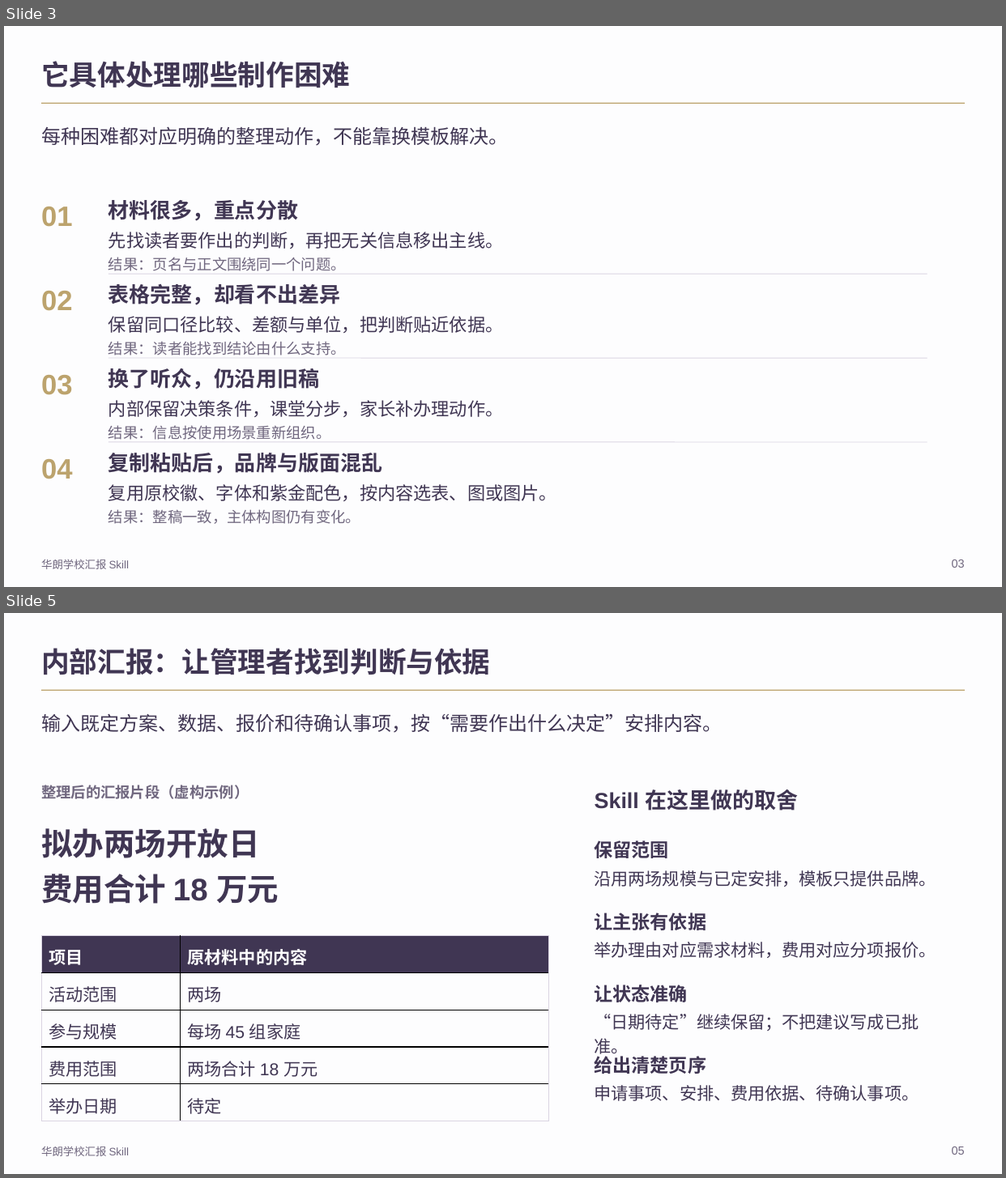
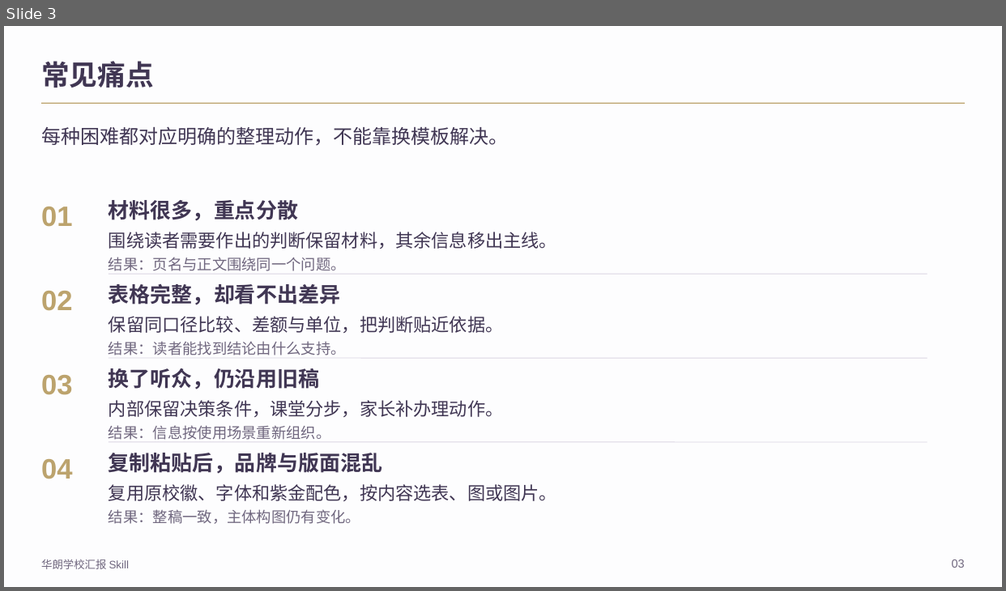
Before and after one commit to 2503668375-boop/hualang-ppt-skill, a slide deck: demo/hualang-skill-introduction.pptx. Shown one above the other, each under a label of ours: slides 3 and 5 before the commit, slide 3 after it; the slides between them are not shown. The pictures are 1006x1178 and 1006x591 pixels, drawn with LibreOffice and Linux fonts; fonts in the diff are those of the drawing; background and template pictures are left out. Boxes give left, top, right and bottom in pixels: in the first picture for what was removed or moved away, otherwise in the second. Text is boxed around its words. In the diff, an @@ line names an element or a change of style, - is before the commit and + after.

```diff
--- a/demo/hualang-skill-introduction.pptx
+++ b/demo/hualang-skill-introduction.pptx
@@ slide 5 removed at box(4, 613, 1002, 1174), background #FDFDFE; not listed: 1 template element that a slide beside it also shows @@
@@ text removed at box(41, 648, 490, 675) @@
-内部汇报：让管理者找到判断与依据
@@ text removed at box(41, 714, 722, 732) @@
-输入既定方案、数据、报价和待确认事项，按“需要作出什么决定”安排内容。
@@ text removed at box(41, 785, 249, 799) @@
-整理后的汇报片段（虚构示例）
@@ text removed at box(594, 790, 798, 811) @@
-Skill 在这里做的取舍
@@ text removed at box(41, 828, 279, 904) @@
-拟办两场开放日
-费用合计 18 万元
@@ text removed at box(594, 841, 669, 858) @@
-保留范围
@@ text removed at box(594, 871, 936, 887) @@
-沿用两场规模与已定安排，模板只提供品牌。
@@ text removed at box(594, 913, 707, 931) @@
-让主张有依据
@@ table removed at box(41, 935, 548, 1118), 5 rows, 2 columns @@
-项目 | 原材料中的内容
-活动范围 | 两场
-参与规模 | 每场 45 组家庭
-费用范围 | 两场合计 18 万元
-举办日期 | 待定
@@ text removed at box(594, 942, 936, 958) @@
-举办理由对应需求材料，费用对应分项报价。
@@ text removed at box(594, 985, 688, 1003) @@
-让状态准确
@@ text removed at box(594, 1014, 919, 1058) @@
-“日期待定”继续保留；不把建议写成已批准。
@@ text removed at box(594, 1054, 707, 1074) @@
-给出清楚页序
@@ text removed at box(594, 1085, 919, 1101) @@
-申请事项、安排、费用依据、待确认事项。
@@ text removed at box(41, 1147, 130, 1157) @@
-华朗学校汇报 Skill
@@ text removed at box(952, 1147, 965, 1155) @@
-05
@@ slide 3 changed as well @@
@@ text at box(41, 61, 154, 88): text changed @@
-它具体处理哪些制作困难
+常见痛点
@@ text at box(108, 232, 557, 249): text changed @@
-先找读者要作出的判断，再把无关信息移出主线。
+围绕读者需要作出的判断保留材料，其余信息移出主线。
```
Also in this commit, not shown: 7 other slides changed, 5 slides added, 4 other slides removed, 26 other files.
